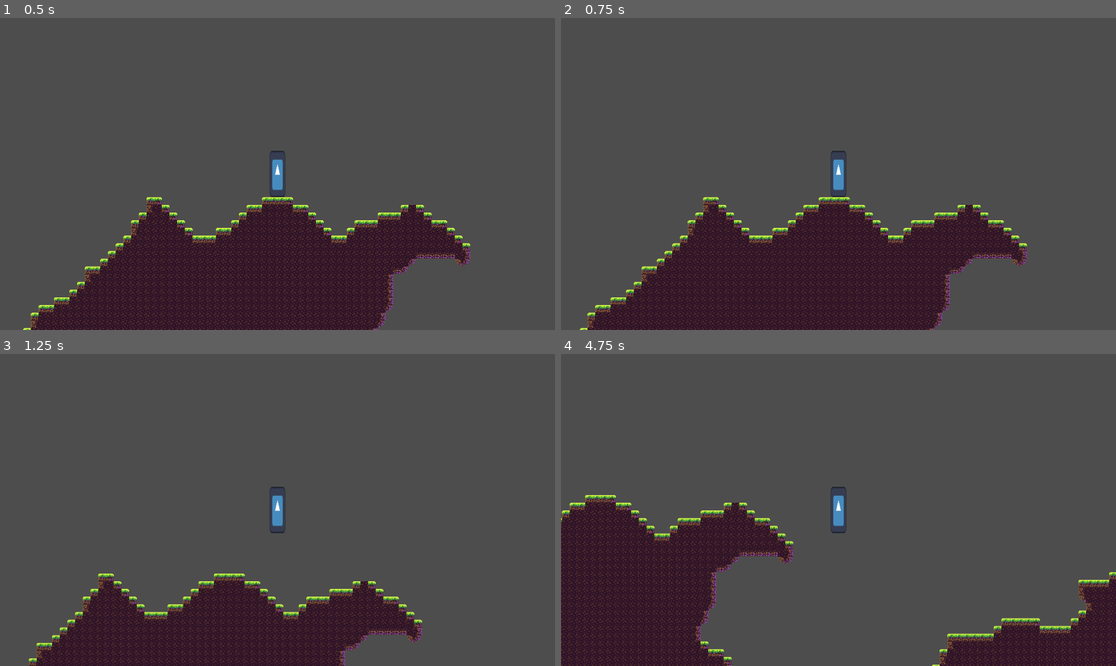
Above: before the commit, frames 1-4 (two rows, left to right).
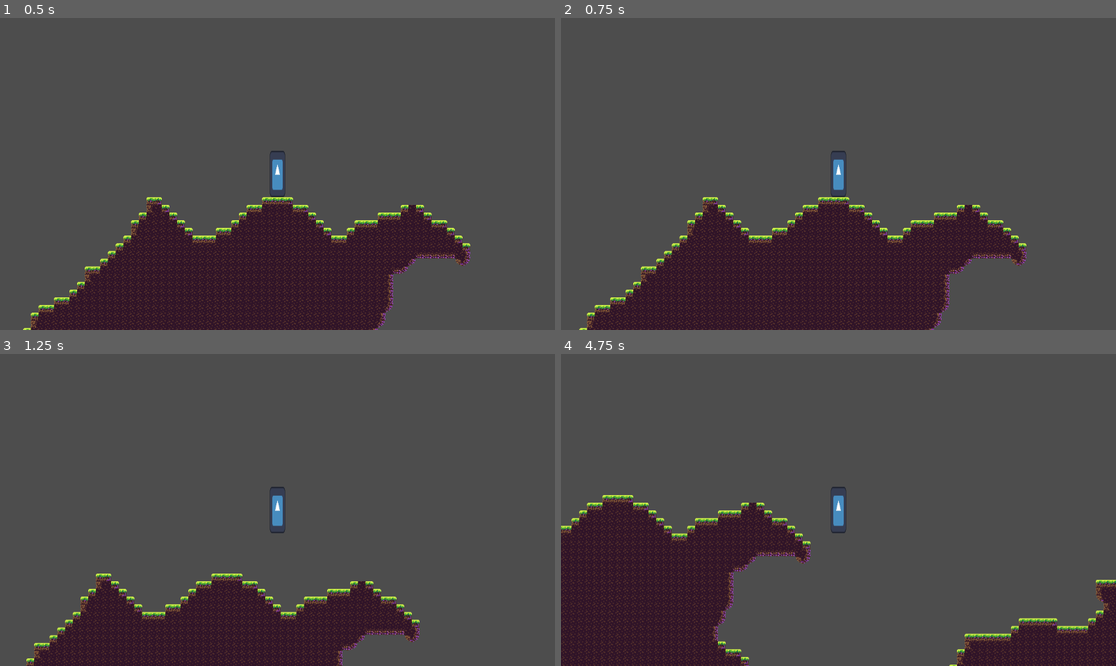
Above: after the commit, the same moments.

Repository: EamonnER/TerraWorlds
Game: Godot game, scene res://game.tscn
Two runs of this game, one before a commit and one after it. Both use one fixed random seed, a clock stepped at 60 frames per second and the inputs below. The engine's default icon, where the game draws it, is replaced by a stand-in: a white triangle on a blue panel in a dark square.
Inputs:
- Up to frame 1 (0.5 s): no input
- Up to frame 2 (0.75 s): tap Enter at 0.5 s; hold D (game_right) from 0.53 s (still down)
- Up to frame 3 (1.25 s): keep holding D (game_right); tap Space (game_jump) at 0.77 s
- Up to frame 4 (4.75 s): tap Space (game_jump) at 1.52, 2, 3.02, 3.77, 4.52 s; release D (game_right) at 2.03 s; hold A (game_left) 2.03-2.78 s; hold D (game_right) 2.78-4.28 s; hold A (game_left) from 4.28 s (still down)

Frame 1 is identical in both runs. In frame 2, 3.3% of the frame differs, in the area x 3-84%, y 57-100%; in frame 3, 4.0%; in frame 4, 9.0%, in the area x 0-100%, y 45-100%.

Commit message:
Implimented deceleration

Diff:
--- a/scripts/Player.gd
+++ b/scripts/Player.gd
@@ -3,7 +3,7 @@
 
 const SPEED = 300.0
 const ACCELERATION = 400.0
-const DECELERATION = 80.0
+const DECELERATION = 800.0
 const TERMINAL_VELOCITY = 1000.0
 const JUMP_VELOCITY = 400.0
 const ROTATION_SPEED = 10 * PI/4
@@ -111,7 +111,14 @@
 		# Handle movement inputs
 		var horizontal_direction = Input.get_axis("game_left", "game_right")
 		var vertical_direction = Input.get_axis("game_down", "game_up")
-		new_velocity.x = move_toward(new_velocity.x, SPEED*horizontal_direction, ACCELERATION*delta)
+
+		# Apply acceleration or decelleration
+		if sign(horizontal_direction) != sign(new_velocity.x):
+			new_velocity.x = move_toward(new_velocity.x, SPEED*horizontal_direction, DECELERATION*delta)
+			print("DECELERATING")
+		else:
+			new_velocity.x = move_toward(new_velocity.x, SPEED*horizontal_direction, ACCELERATION*delta)
+			print("ACCELERATING")
 
 	else:
 		var horizontal_direction =  Input.get_axis("game_left", "game_right")
